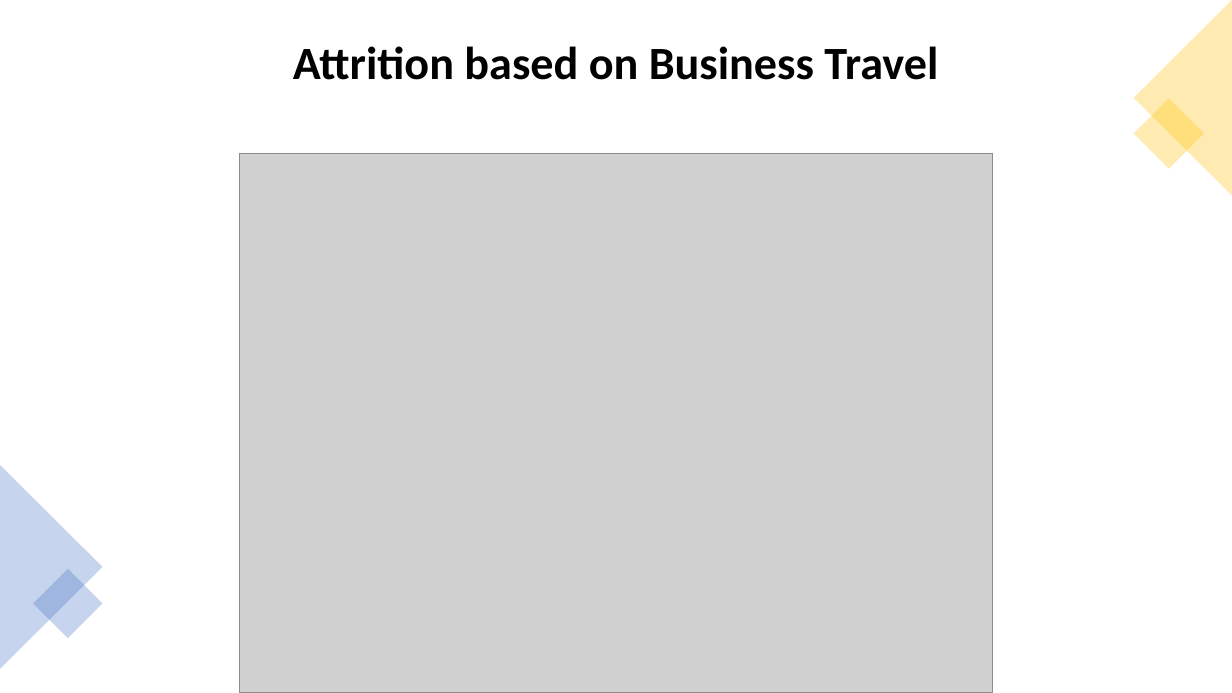
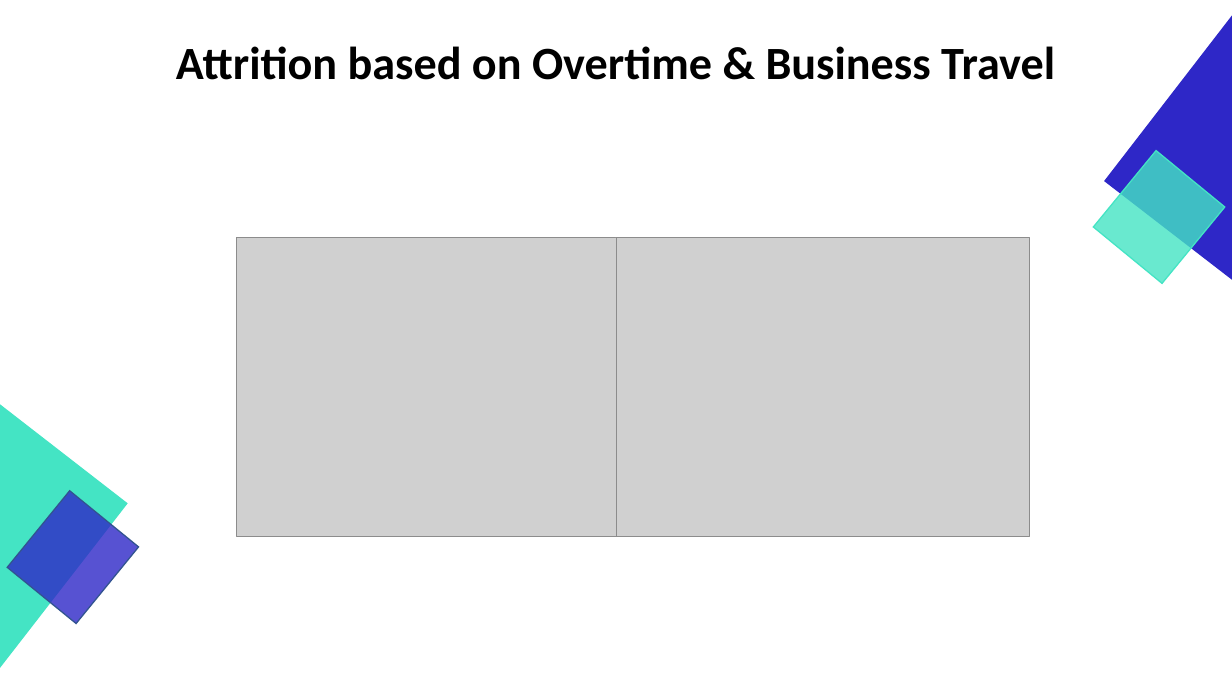
Before and after one commit to GraduateSchoolWork/CaseStudy2_DDS, a slide deck: slide 11 of DDS_Project_2_Presentation.pptx (slide 13 before the commit). Drawn at 1232x693 pixels with LibreOffice and Linux fonts; fonts in the diff are those of the drawing; grey boxes stand for pictures. Boxes give left, top, right and bottom in pixels: in the first picture for what was removed or moved away, otherwise in the second. Text is boxed around its words. In the diff, an @@ line names an element or a change of style, - is before the commit and + after.

```diff
--- a/DDS_Project_2_Presentation.pptx
+++ b/DDS_Project_2_Presentation.pptx
@@ right triangle added at (1106, 16, 1232, 280), fill #2E27C7, outline #2E27C7 1 pt @@
@@ triangle removed at (1134, 0, 1232, 196) @@
@@ title at (176, 46, 1055, 80): text changed @@
-Attrition based on Business Travel
+Attrition based on Overtime & Business Travel
@@ rectangle removed at (1134, 99, 1204, 169) @@
@@ rectangle added at (1093, 150, 1225, 283), fill #44E4C4 at 80% opacity, outline #44E4C4 1 pt @@
@@ picture: place and size @@
-picture at (239, 153, 994, 693)
+picture at (237, 238, 654, 536)
@@ picture added at (616, 238, 1030, 536) @@
@@ right triangle added at (0, 405, 127, 668), fill #44E4C4, outline #44E4C4 1 pt @@
@@ triangle removed at (0, 465, 103, 669) @@
@@ rectangle added at (7, 490, 139, 623), fill #2E27C7 at 80% opacity, outline #325491 1 pt @@
@@ rectangle removed at (33, 568, 103, 638) @@
```
Also in this commit, not shown: 16 other slides changed, 2 slides removed.
